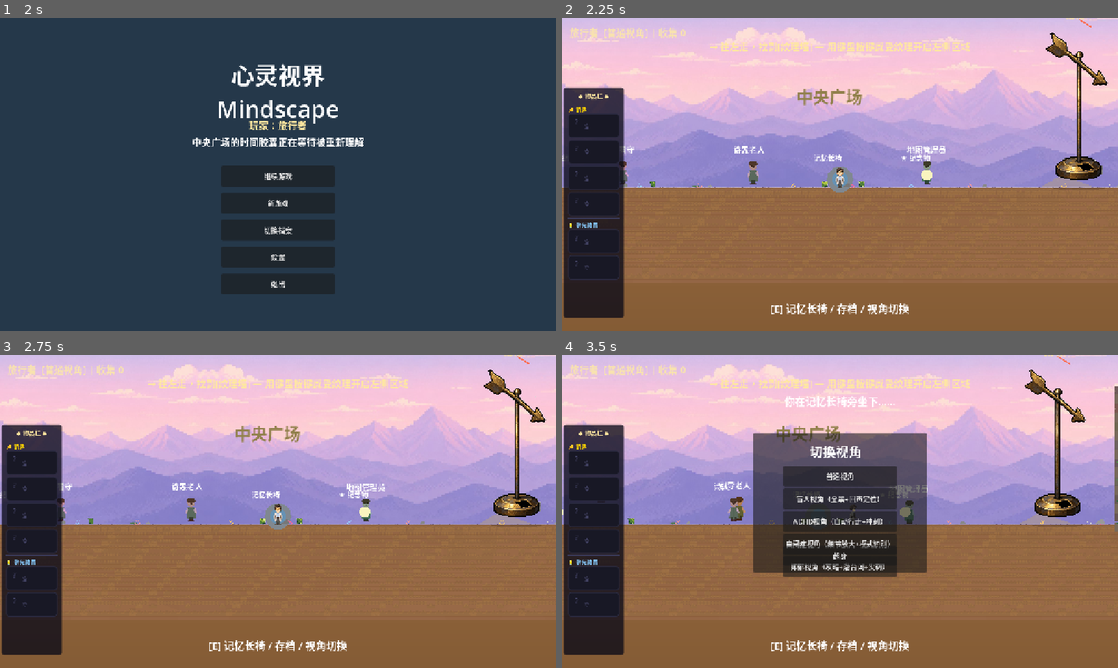
Above: before the commit, frames 1-4 (two rows, left to right).
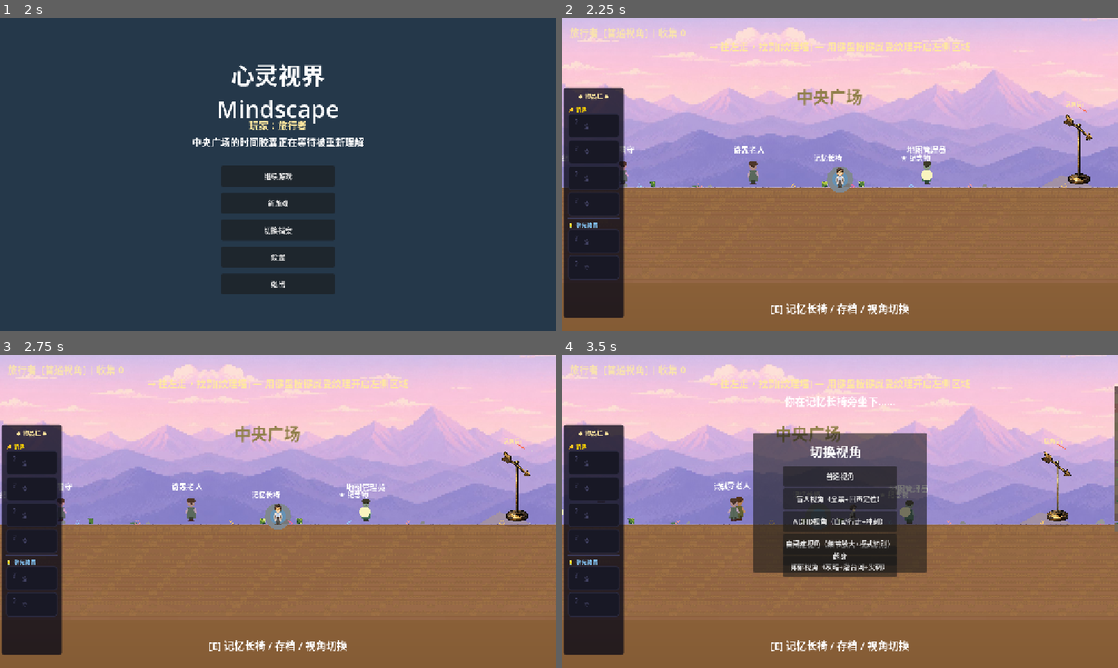
Above: after the commit, the same moments.

Repository: xiaoxianhe25131617d-sys/New-Game_Creat-by-Xiaoxian
Game: Godot game, scene res://scenes/Main.tscn
Two runs of this game, one before a commit and one after it. Both use one fixed random seed, a clock stepped at 60 frames per second and the inputs below.
Inputs (mouse positions are in pixels of both pictures, inside the frame that each line leads up to):
- Up to frame 1 (2 s): click (278, 187) at 0.52 s; type "12" at 0.6 s; click "登录当前档案" at 1.25 s
- Up to frame 2 (2.25 s): click "继续游戏" at 2 s
- Up to frame 3 (2.75 s): no input
- Up to frame 4 (3.5 s): tap Enter at 2.75 s; move the mouse to (962, 495) at 2.77 s; hold D from 2.78 s (still down); hold E (advance_dialogue) from 2.78 s (still down); click (962, 495) at 2.92 s; tap Space (jump) at 3.02 s

Frame 1 is identical in both runs. In frame 2, 1.3% of the frame differs, in the area x 87-99%, y 0-54%; in frame 3, 1.3%; in frame 4, 1.4%, in the area x 83-96%, y 0-55%.

Commit message:
Update world.gd

Diff:
--- a/scripts/world.gd
+++ b/scripts/world.gd
@@ -402,7 +402,7 @@
 func _draw_buildings_bg(container: Node2D) -> void:
 	# 背景建筑 — 暖调融入，与手绘水彩远山和像素元素统一
 	# 灯塔位置 — 用房子图（自动裁切透明边，底边贴地）
-	_spawn_house_sprite(container, Vector2(5500, GROUND_Y_PX), 320.0)
+	_spawn_house_sprite(container, Vector2(5500, GROUND_Y_PX), 160.0)
 	# 许愿堂 — 书架 + 宝箱
 	_spawn_wishplace_decor(container, Vector2(9800, GROUND_Y_PX))
 
@@ -923,18 +923,19 @@
 			_draw_rock(Vector2(rx, GROUND_Y_PX - 2), [Color("#888888"), Color("#999999"), Color("#777777")][i % 3])
 
 func _draw_cabin(pos: Vector2) -> void:
-	for row in range(4):
+	# 缩小小屋 — 60% 比例（约 50% 宽，60% 高）
+	for row in range(3):
 		for col in range(3):
 			var log := ColorRect.new()
-			log.position = Vector2(pos.x - 24 + col * 16, pos.y - 60 + row * 15)
-			log.size = Vector2(14, 13)
+			log.position = Vector2(pos.x - 18 + col * 12, pos.y - 45 + row * 12)
+			log.size = Vector2(10, 10)
 			log.color = Color("#8b6914") if (row + col) % 2 == 0 else Color("#7a5a10")
 			log.z_index = 5   # 在新地表图(z=0)之上,显示在地面
 			add_child(log)
 	var roof := Polygon2D.new()
 	roof.polygon = PackedVector2Array([
-		Vector2(pos.x - 32, pos.y - 60), Vector2(pos.x + 28, pos.y - 60),
-		Vector2(pos.x, pos.y - 85)
+		Vector2(pos.x - 24, pos.y - 45), Vector2(pos.x + 21, pos.y - 45),
+		Vector2(pos.x, pos.y - 64)
 	])
 	roof.color = Color("#a04030")
 	roof.z_index = 6
@@ -1669,8 +1670,8 @@
 	var pole_sprite := Sprite2D.new()
 	pole_sprite.texture = tex
 	pole_sprite.centered = false
-	# 风向标加高加粗，与小房子协调 (从 300 增到 380)
-	var target_h: float = 380.0
+	# 风向标缩小到 180px 高（与缩小的房子协调），底部贴地
+	var target_h: float = 180.0
 	var scale_v: float = target_h / float(tex.get_height())
 	var w: float = float(tex.get_width()) * scale_v
 	pole_sprite.scale = Vector2(scale_v, scale_v)
@@ -1697,11 +1698,11 @@
 
 	# 激光方向指针（小细线，在杆顶）
 	var pointer := Line2D.new()
-	pointer.width = 3.0
+	pointer.width = 2.0
 	pointer.default_color = Color("#ff6644", 0.9)
 	pointer.add_point(Vector2.ZERO)
-	pointer.add_point(Vector2(34, 0))  # 向右延伸，rotation控制方向
-	pointer.position = Vector2(0, -target_h - 8)
+	pointer.add_point(Vector2(22, 0))  # 向右延伸，rotation控制方向
+	pointer.position = Vector2(0, -target_h - 6)
 	pointer.rotation = hint_angle
 	pointer.name = "LaserPointer"
 	vane.add_child(pointer)
@@ -1709,8 +1710,8 @@
 	# 标签
 	var label := Label.new()
 	label.text = "风向标%d" % vane_idx
-	label.position = Vector2(-30, -target_h - 26)
-	label.add_theme_font_size_override("font_size", 14)
+	label.position = Vector2(-30, -target_h - 22)
+	label.add_theme_font_size_override("font_size", 12)
 	label.add_theme_color_override("font_color", Color("#ffe8a0"))
 	vane.add_child(label)
 
@@ -1780,8 +1781,8 @@
 	device.position = vane_pos + Vector2(0, -80)
 	device.z_index = 20
 
+	# ── 装置基座（菱形）──
 	var body := Polygon2D.new()
-	# 菱形装置
 	var sz := 12.0
 	body.polygon = PackedVector2Array([
 		Vector2(0, -sz), Vector2(sz, 0), Vector2(0, sz), Vector2(-sz, 0)
@@ -1790,14 +1791,22 @@
 	body.color = dev_color
 	device.add_child(body)
 
+	# 提示标签（靠近时按滚轮旋转）
 	var dev_label := Label.new()
-	dev_label.text = "装置%d" % vane_idx
-	dev_label.position = Vector2(-18, -24)
+	dev_label.text = "装置%d — 滚轮旋转" % vane_idx
+	dev_label.position = Vector2(-50, -28)
 	dev_label.add_theme_font_size_override("font_size", 11)
 	dev_label.add_theme_color_override("font_color", dev_color.lightened(0.3))
 	device.add_child(dev_label)
 
-	# 激光束（初始水平）
+	# ── 激光束（初始指向正确方向的近邻，提示"要调整到这里"）──
+	# 给个偏离正确角度的初始值，玩家一看就知道"还要调"
+	var initial_angle: float
+	match vane_idx:
+		1: initial_angle = _correct_angle_1 + 0.8   # 偏 ~46°，明显不对
+		2: initial_angle = _correct_angle_2 - 0.8   # 偏 ~46°，明显不对
+		_: initial_angle = 0.0
+
 	var beam := Line2D.new()
 	beam.name = "LaserBeam"
 	beam.width = 4.0
@@ -1807,9 +1816,20 @@
 	beam.add_point(Vector2.ZERO)
 	device.add_child(beam)
 
+	# ── 目标角度提示（半透明辅助线，从装置指向正确方向）──
+	var guide := Line2D.new()
+	guide.name = "GuideLine"
+	guide.width = 1.5
+	guide.default_color = Color(dev_color.r, dev_color.g, dev_color.b, 0.3)
+	guide.z_index = 14
+	guide.add_point(Vector2.ZERO)
+	var guide_angle: float = _correct_angle_1 if vane_idx == 1 else _correct_angle_2
+	guide.add_point(Vector2(cos(guide_angle), sin(guide_angle)) * 80.0)  # 只画短辅助线
+	device.add_child(guide)
+
 	add_child(device)
 	_placed_lasers[vane_idx] = {"node": device, "beam": beam}
-	_laser_angles[vane_idx] = 0.0
+	_laser_angles[vane_idx] = initial_angle
 
 	# 更新风向标发光
 	_update_vane_glow(vane_idx)
